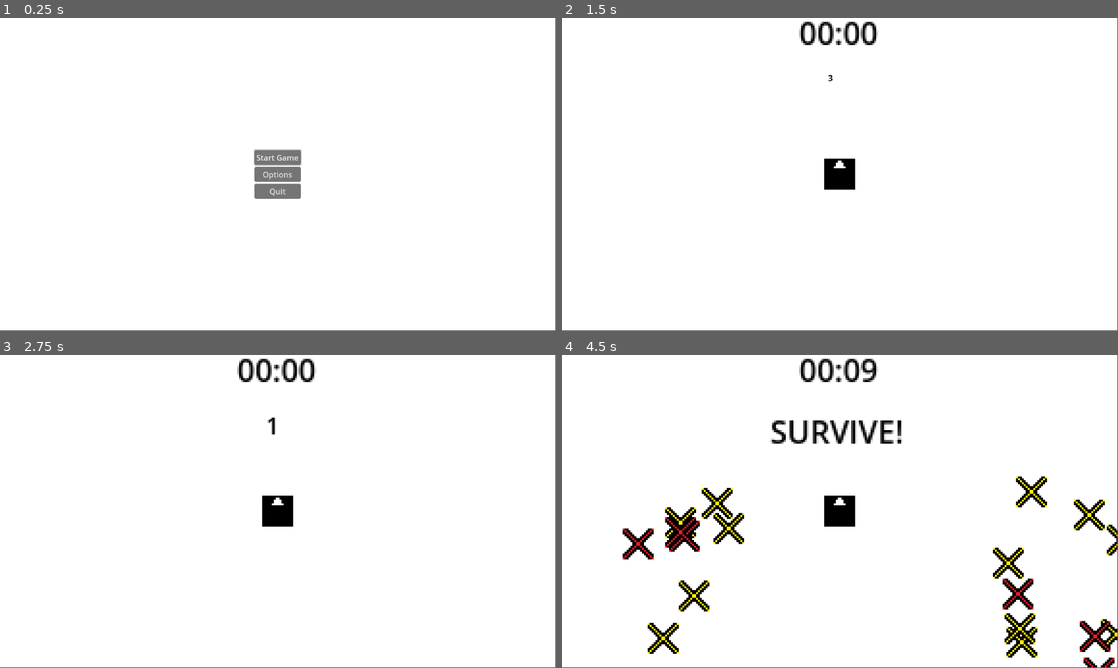
Above: before the commit, frames 1-4 (two rows, left to right).
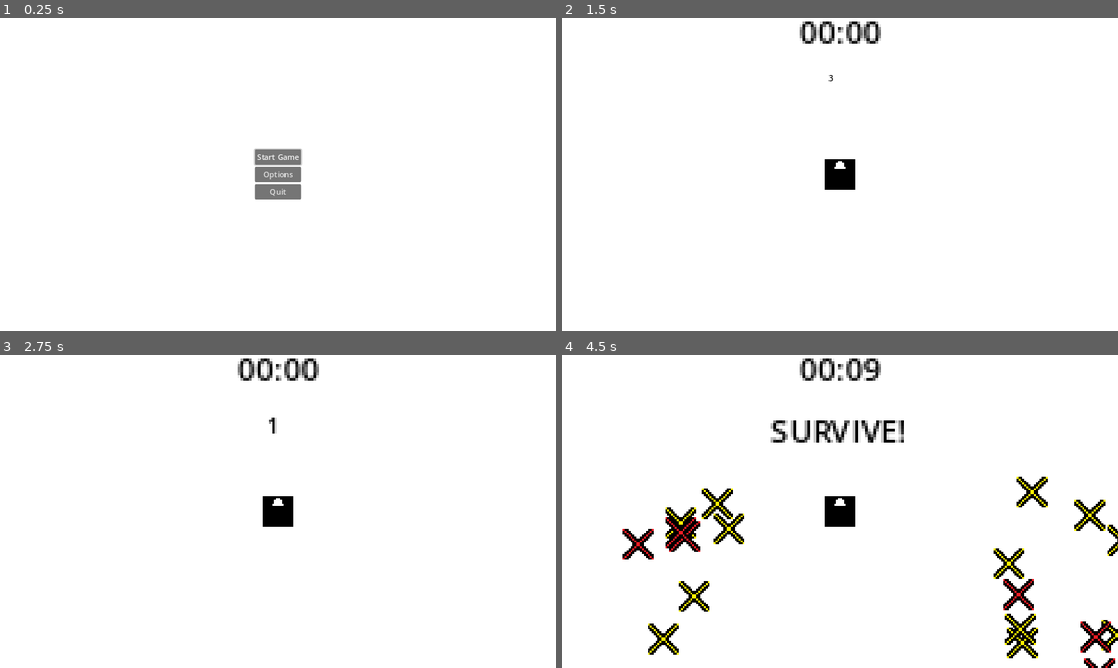
Above: after the commit, the same moments.

Repository: Marcin-Lach/javsc
Game: Godot game, scene res://menu.tscn
Two runs of this game, one before a commit and one after it. Both use one fixed random seed, a clock stepped at 60 frames per second and the inputs below.
Inputs:
- Up to frame 1 (0.25 s): no input
- Up to frame 2 (1.5 s): click "Start Game" at 0.5 s; hold Right (right) from 1.28 s (still down)
- Up to frame 3 (2.75 s): release Right (right) at 2.03 s; hold Down (down) from 2.03 s (still down)
- Up to frame 4 (4.5 s): release Down (down) at 2.78 s; hold Right (right) 2.78-3.53 s; hold Up (up) 3.53-4.28 s; tap Enter at 4.25 s; hold Left (left) from 4.28 s (still down)
In our replay, the window is 799x449 before the commit and 800x450 after it. These sizes can differ from the game's own. Grey fills any space a smaller window leaves; there, only what the larger window draws over its background counts as a difference.

The runs differ from the first frame. In frame 1, 0.3% of the frame differs, in the area x 45-55%, y 41-58%; in frame 2, 0.8%; in frame 3, 0.8%; in frame 4, 3.8%, in the area x 10-100%, y 1-100%.

Commit message:
Added enemy animation using AnimatedSprite2d
Woh oh oh oh oh oh, yeah yeah

Diff:
--- a/src/Enemies/NormalizedDiagonalMove.gd
+++ b/src/Enemies/NormalizedDiagonalMove.gd
@@ -5,7 +5,7 @@
 @onready var spawn_timer = $SpawnTimer
 @onready var spawn_sprite = $SpawnSprite
 @onready var collision_shape_2d = $CollisionShape2D
-@onready var sprite_2d = $Sprite2D
+@onready var sprite_2d = $AnimatedSprite2D
 
 var spawn_tick_count = 10
 
--- a/src/Enemies/Renemy/renemy.tscn
+++ b/src/Enemies/Renemy/renemy.tscn
@@ -1,11 +1,33 @@
-[gd_scene load_steps=5 format=3 uid="uid://cgg5pnivm85or"]
+[gd_scene load_steps=8 format=3 uid="uid://cgg5pnivm85or"]
 
 [ext_resource type="Script" path="res://Enemies/NormalizedDiagonalMove.gd" id="1_5uory"]
 [ext_resource type="Texture2D" uid="uid://p60rh5xrtjby" path="res://Enemies/Renemy/renemy-sprite.png" id="1_6pieb"]
 [ext_resource type="Texture2D" uid="uid://c8txqkxnyqlex" path="res://Enemies/Renemy/renemy-spawning.png" id="3_sxvv6"]
+[ext_resource type="Texture2D" uid="uid://cnbl1phrv3op2" path="res://Enemies/Renemy/renemy-sprite2.png" id="4_hmshc"]
+[ext_resource type="Texture2D" uid="uid://ckbycwv25twlt" path="res://Enemies/Renemy/renemy-sprite3.png" id="5_p62jb"]
 
 [sub_resource type="CircleShape2D" id="CircleShape2D_gpg7w"]
 radius = 8.0
+
+[sub_resource type="SpriteFrames" id="SpriteFrames_w24nc"]
+animations = [{
+"frames": [{
+"duration": 1.0,
+"texture": ExtResource("1_6pieb")
+}, {
+"duration": 1.0,
+"texture": ExtResource("4_hmshc")
+}, {
+"duration": 1.0,
+"texture": ExtResource("5_p62jb")
+}, {
+"duration": 1.0,
+"texture": ExtResource("4_hmshc")
+}],
+"loop": true,
+"name": &"living",
+"speed": 5.0
+}]
 
 [node name="Renemy" type="RigidBody2D" groups=["enemies"]]
 mass = 3.0
@@ -13,9 +35,6 @@
 linear_damp = 5.0
 script = ExtResource("1_5uory")
 speed = 30
-
-[node name="Sprite2D" type="Sprite2D" parent="."]
-texture = ExtResource("1_6pieb")
 
 [node name="CollisionShape2D" type="CollisionShape2D" parent="."]
 shape = SubResource("CircleShape2D_gpg7w")
@@ -28,4 +47,9 @@
 process_mode = 1
 wait_time = 0.2
 
+[node name="AnimatedSprite2D" type="AnimatedSprite2D" parent="."]
+sprite_frames = SubResource("SpriteFrames_w24nc")
+animation = &"living"
+autoplay = "living"
+
 [connection signal="timeout" from="SpawnTimer" to="." method="_on_spawn_timer_timeout"]
--- a/src/Enemies/Yenemy/yenemy.tscn
+++ b/src/Enemies/Yenemy/yenemy.tscn
@@ -1,21 +1,39 @@
-[gd_scene load_steps=5 format=3 uid="uid://1r2d3lwajqyp"]
+[gd_scene load_steps=8 format=3 uid="uid://1r2d3lwajqyp"]
 
 [ext_resource type="Script" path="res://Enemies/NormalizedDiagonalMove.gd" id="1_af3cv"]
 [ext_resource type="Texture2D" uid="uid://c3flckni7e1qd" path="res://Enemies/Yenemy/yenemy-sprite.png" id="1_dwxek"]
 [ext_resource type="Texture2D" uid="uid://b53dgikh114c7" path="res://Enemies/Yenemy/yenemy-spawning.png" id="3_vrqni"]
+[ext_resource type="Texture2D" uid="uid://c772b11gusfjr" path="res://Enemies/Yenemy/yenemy-sprite2.png" id="4_0sml8"]
+[ext_resource type="Texture2D" uid="uid://bo63tvg5fn4eq" path="res://Enemies/Yenemy/yenemy-sprite3.png" id="5_gnyin"]
 
 [sub_resource type="RectangleShape2D" id="RectangleShape2D_focwp"]
 size = Vector2(16, 16)
+
+[sub_resource type="SpriteFrames" id="SpriteFrames_u55qf"]
+animations = [{
+"frames": [{
+"duration": 1.0,
+"texture": ExtResource("1_dwxek")
+}, {
+"duration": 1.0,
+"texture": ExtResource("4_0sml8")
+}, {
+"duration": 1.0,
+"texture": ExtResource("5_gnyin")
+}, {
+"duration": 1.0,
+"texture": ExtResource("4_0sml8")
+}],
+"loop": true,
+"name": &"living",
+"speed": 5.0
+}]
 
 [node name="Yenemy" type="RigidBody2D" groups=["enemies"]]
 mass = 6.0
 gravity_scale = 0.0
 linear_damp = 4.0
 script = ExtResource("1_af3cv")
-
-[node name="Sprite2D" type="Sprite2D" parent="."]
-texture_filter = 1
-texture = ExtResource("1_dwxek")
 
 [node name="CollisionShape2D" type="CollisionShape2D" parent="."]
 shape = SubResource("RectangleShape2D_focwp")
@@ -28,4 +46,9 @@
 texture_filter = 1
 texture = ExtResource("3_vrqni")
 
+[node name="AnimatedSprite2D" type="AnimatedSprite2D" parent="."]
+sprite_frames = SubResource("SpriteFrames_u55qf")
+animation = &"living"
+autoplay = "living"
+
 [connection signal="timeout" from="SpawnTimer" to="." method="_on_spawn_timer_timeout"]
--- a/src/project.godot
+++ b/src/project.godot
@@ -14,6 +14,12 @@
 run/main_scene="res://menu.tscn"
 config/features=PackedStringArray("4.1", "Mobile")
 config/icon="res://icon.svg"
+
+[display]
+
+window/size/window_width_override=1280
+window/size/window_height_override=720
+window/stretch/mode="canvas_items"
 
 [dotnet]
 
Binary file added: src/Enemies/Renemy/renemy-sprite2.png
Not shown, added: src/Enemies/Renemy/renemy-sprite2.png.import
Binary file added: src/Enemies/Renemy/renemy-sprite3.png
Not shown, added: src/Enemies/Renemy/renemy-sprite3.png.import
Binary file added: src/Enemies/Yenemy/yenemy-sprite2.png
Not shown, added: src/Enemies/Yenemy/yenemy-sprite2.png.import
Binary file added: src/Enemies/Yenemy/yenemy-sprite3.png
Not shown, added: src/Enemies/Yenemy/yenemy-sprite3.png.import
Not shown, changed: diary/README.md
